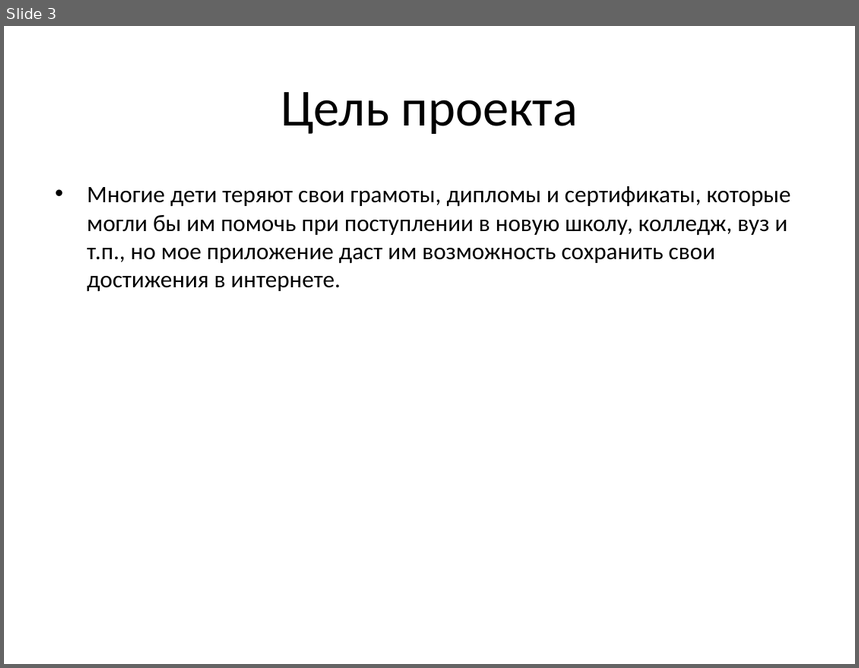
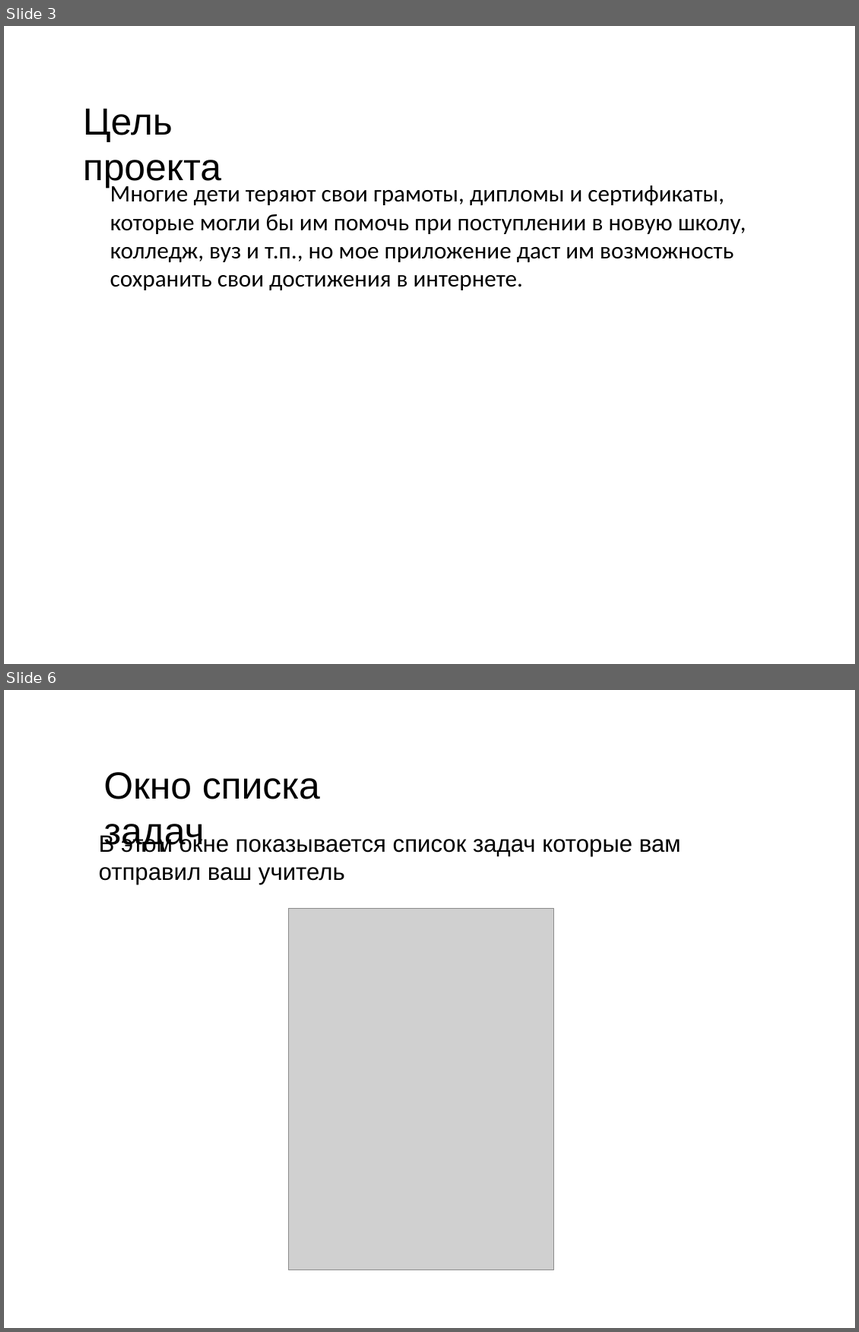
Before and after one commit to OCCCAS/Yandex, a slide deck: resources/PortSave.pptx. Shown one above the other, each under a label of ours: slide 3 before the commit, slides 3 and 6 after it; the slides between them are not shown. The pictures are 859x668 and 859x1332 pixels, drawn with LibreOffice and Linux fonts; fonts in the diff are those of the drawing; grey boxes stand for pictures; background and template pictures are left out. Boxes give left, top, right and bottom in pixels: in the first picture for what was removed or moved away, otherwise in the second. Text is boxed around its words. In the diff, an @@ line names an element or a change of style, - is before the commit and + after.

```diff
--- a/resources/PortSave.pptx
+++ b/resources/PortSave.pptx
@@ slide 6 added at (4,690,855,1328), background picture (left out) @@
@@ text added at (104,772,320,852), 32 pt, text #000000 @@
+Окно списка задач
@@ text added at (99,833,681,885), 20 pt, text #000000 @@
+В этом окне показывается список задач которые вам отправил ваш учитель
@@ picture added at (289,909,554,1271) @@
@@ slide 3 changed as well @@
@@ text "Цель проекта": place and size @@
-text "Цель проекта" at (281,92,579,134)
+text "Цель проекта" at (83,108,221,188)
@@ text "Цель проекта" at (83,108,221,188): size 44 to 32 pt, font Calibri to Arial; alignment centre to left; vertical alignment middle to top @@
@@ text "Многие дети теряют свои грамоты, ...": place and size @@
-text "Многие дети теряют свои грамоты, ..." at (87,186,791,291)
+text "Многие дети теряют свои грамоты, ..." at (110,186,747,290)
@@ text "Многие дети теряют свои грамоты, ..." at (110,186,747,290): bullet • to none @@
```
Also in this commit, not shown: 1 other slide changed, 5 other slides added, 5 slides removed.
